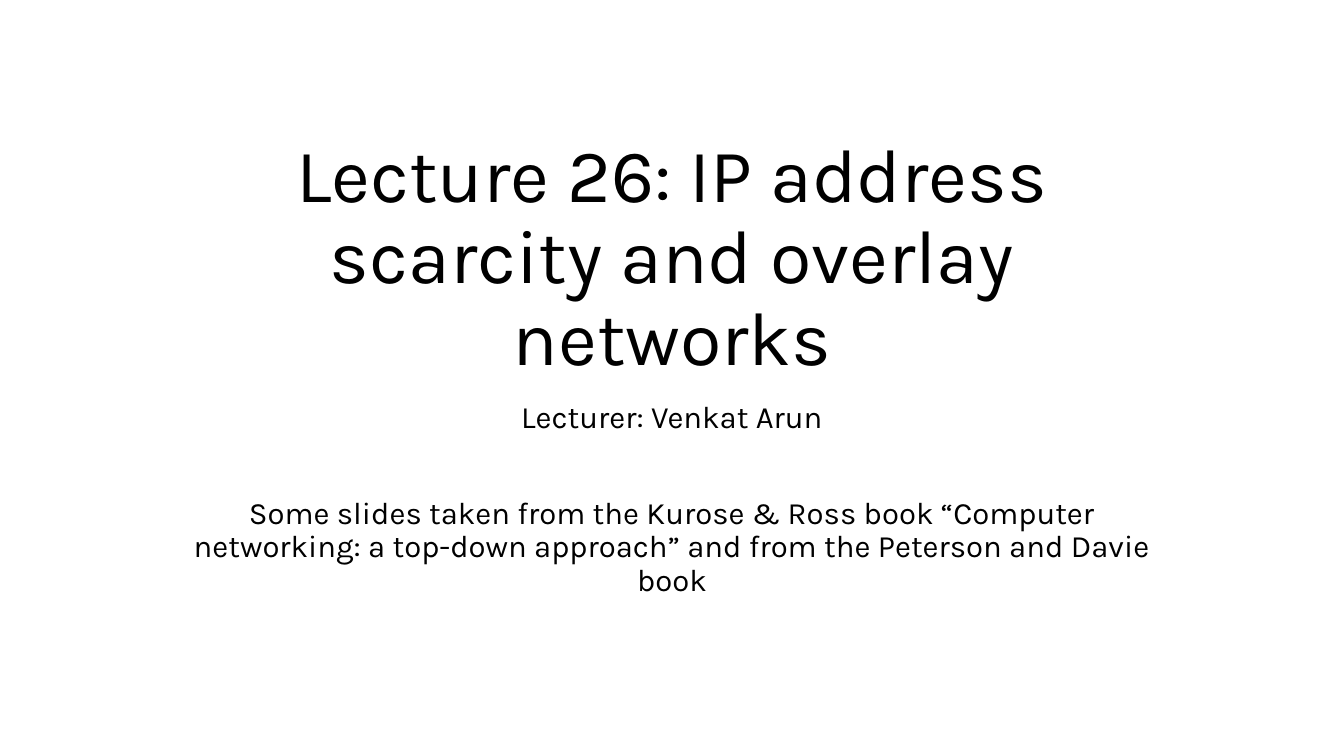
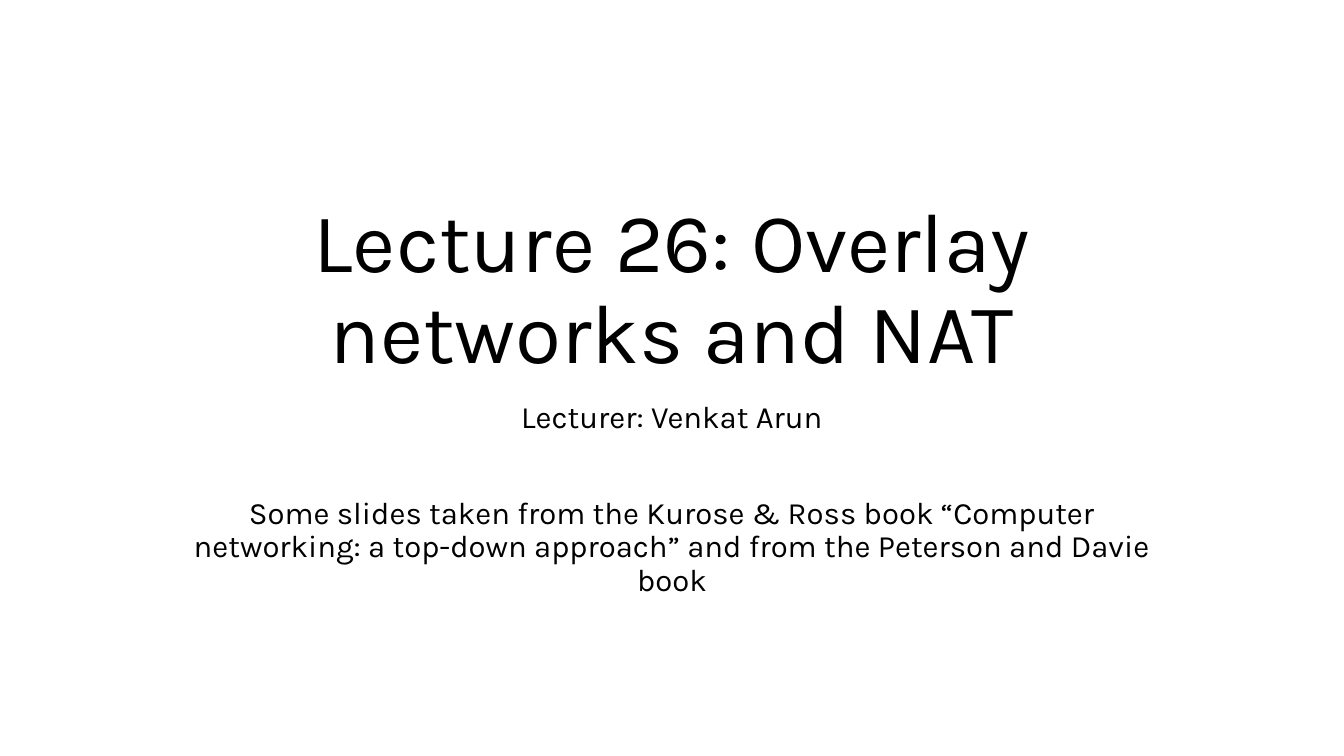
Before and after one commit to venkatarun95/mit_page, a slide deck: slide 1 of f25/assets/slides/lec26-nat-ipv6-overlay.pptx. Drawn at 1344x756 pixels with LibreOffice and Linux fonts; fonts in the diff are those of the drawing. Boxes give left, top, right and bottom in pixels: in the first picture for what was removed or moved away, otherwise in the second. Text is boxed around its words. In the diff, an @@ line names an element or a change of style, - is before the commit and + after.

Commit message:
Updated overlay lecture

```diff
--- a/f25/assets/slides/lec26-nat-ipv6-overlay.pptx
+++ b/f25/assets/slides/lec26-nat-ipv6-overlay.pptx
@@ title at (x1=314, y1=214, x2=1030, y2=364): text changed; size 54 to 60 pt @@
-Lecture 26: IP address scarcity and overlay networks
+Lecture 26: Overlay networks and NAT
```
Also in this commit, not shown: 1 other slide changed, 1 slide added, 2 other files.
